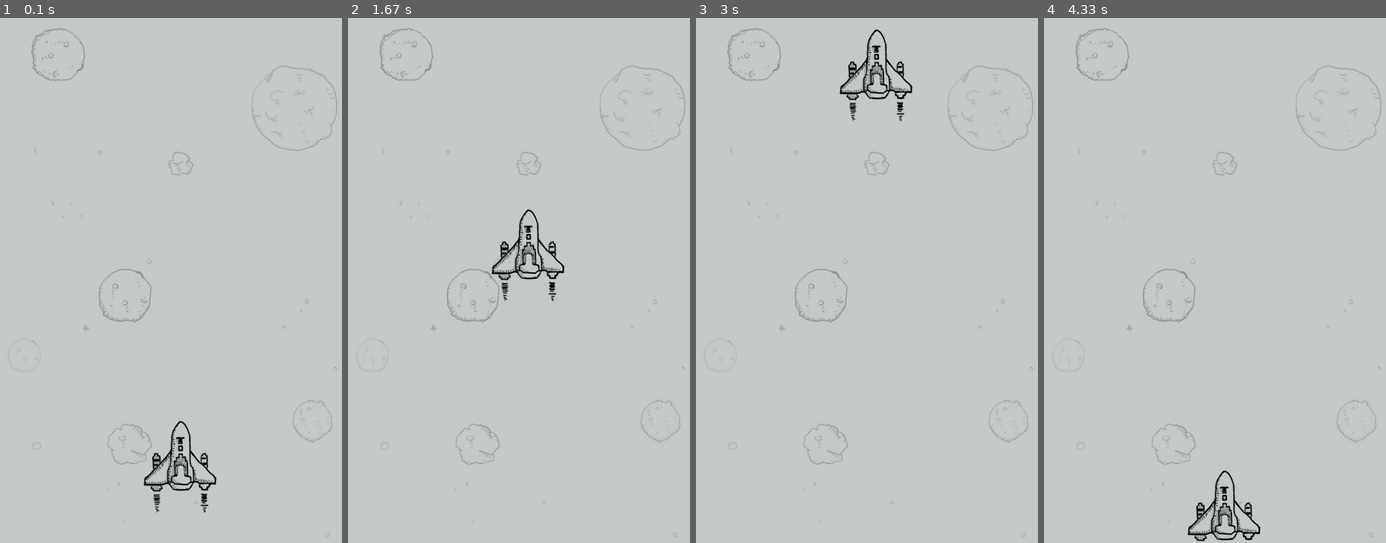
Above: before the commit, frames 1-4 (left to right).
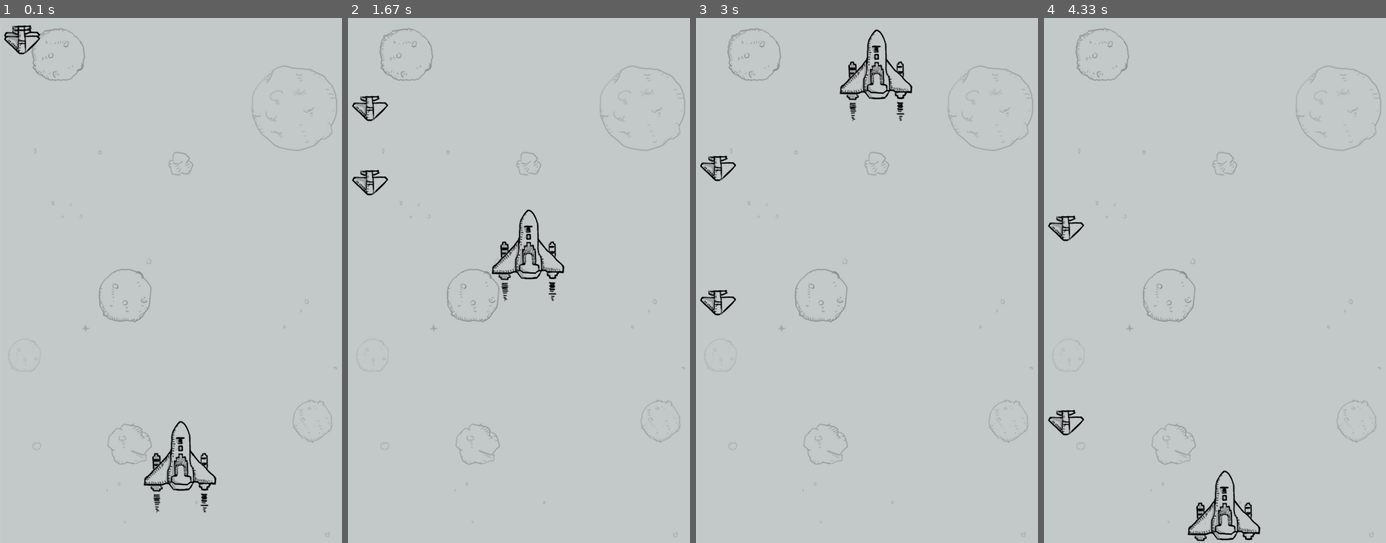
Above: after the commit, the same moments.

Repository: Three-Y/AircraftWar
Game: pygame game, started from pygame_test.py
The game is run twice, just before and just after one commit, with the same random seed, the same clock (stepped at 60 frames per second) and the same inputs.
Inputs:
- Up to frame 1 (0.1 s): no input
- Up to frame 2 (1.67 s): no input
- Up to frame 3 (3 s): no input
- Up to frame 4 (4.33 s): no input

The runs differ from the first frame. In frame 1, 0.3% of the frame differs, in the area x 1-12%, y 1-7%; in frame 2, 0.4%, in the area x 1-12%, y 14-34%; in frame 3, 0.4%; in frame 4, 0.4%.

Commit message:
updated
Signed-off-by: 3y <55918473+Three-Y@users.noreply.github.com>

Diff:
--- /dev/null
+++ b/aircraft_war_main.py
@@ -0,0 +1,83 @@
+import pygame
+from game_sprite import *
+
+
+class AircraftWarGame:
+
+    def __init__(self):
+        # 加载pygame模块
+        pygame.init()
+        # 设置窗口
+        self.screen = pygame.display.set_mode(SCREEN_RECT.size)
+        # 游戏时钟
+        self.clock = pygame.time.Clock()
+        # 创建游戏精灵
+        self.__create_sprites()
+        # 定时器事件
+        pygame.time.set_timer(CREATE_ENEMY_EVENT, 1000)
+
+    def statr_game(self):
+        print("Game Start!")
+        while True:
+            # 更新帧率
+            self.clock.tick(REFRESH_TIMES_PER_SEC)
+            # 事件监听
+            self.__event_handler()
+            # 碰撞检测
+            self.__check_collision()
+            # 更新精灵组
+            self.__update_sprite_group()
+            # 更新屏幕显示
+            pygame.display.update()
+
+    def __create_sprites(self):
+        bg1 = Background()
+        bg2 = Background(is_alt=True)
+        self.hero = Hero()
+        self.bg_group = pygame.sprite.Group(bg1, bg2)
+        self.enemy_group = pygame.sprite.Group()
+        self.hero_group = pygame.sprite.Group(self.hero)
+
+    def __event_handler(self):
+        for event in pygame.event.get():
+            if event.type == pygame.QUIT:
+                self.over_game()
+            elif event.type == CREATE_ENEMY_EVENT:
+                self.enemy_group.add(Enemy())
+
+            # 方法一：长按不会一直触发
+            # elif event.type == pygame.KEYDOWN and event.key == pygame.K_LEFT:
+            #     print("K_LEFT")
+
+            # 方法二：长按会多次触发
+            pressed_keys = pygame.key.get_pressed()
+            if pressed_keys[pygame.K_LEFT]:
+                self.hero.speed = -2
+            elif pressed_keys[pygame.K_RIGHT]:
+                self.hero.speed = 2
+            elif not pressed_keys[pygame.K_LEFT] and not pressed_keys[pygame.K_RIGHT]:
+                self.hero.speed = 0
+
+    def __check_collision(self):
+        pass
+
+    def __update_sprite_group(self):
+        self.bg_group.update()
+        self.bg_group.draw(self.screen)
+
+        self.enemy_group.update()
+        self.enemy_group.draw(self.screen)
+
+        self.hero_group.update()
+        self.hero_group.draw(self.screen)
+
+    @staticmethod
+    def over_game():
+        print("Game Over!")
+        pygame.quit()
+        exit()
+
+
+if __name__ == "__main__":
+    game = AircraftWarGame()
+    game.statr_game()
--- /dev/null
+++ b/game_sprite.py
@@ -0,0 +1,70 @@
+import pygame
+import random
+
+# 屏幕
+SCREEN_RECT = pygame.Rect(0, 0, 480, 700)
+# 刷新帧率
+REFRESH_TIMES_PER_SEC = 60
+# 敌机生成事件
+CREATE_ENEMY_EVENT = pygame.USEREVENT
+
+
+class GameSprite(pygame.sprite.Sprite):
+
+    def __init__(self, image, speed=1):
+        super().__init__()
+
+        self.image = pygame.image.load(image)
+        self.rect = self.image.get_rect()
+        self.speed = speed
+
+    def update(self, *args, **kwargs) -> None:
+        self.rect.y += self.speed
+
+
+class Background(GameSprite):
+
+    def __init__(self, is_alt=False):
+        super().__init__("./images/background.png")
+        if is_alt:
+            self.rect.y = -SCREEN_RECT.height
+
+    def update(self, *args, **kwargs) -> None:
+        super().update()
+
+        if self.rect.top > SCREEN_RECT.height:
+            self.rect.y = -SCREEN_RECT.height
+
+
+class Enemy(GameSprite):
+
+    def __init__(self):
+        super().__init__("./images/enemy1.png")
+        self.rect.bottom = 0
+        self.rect.x = random.randint(0, SCREEN_RECT.width-self.rect.width)
+        self.speed = random.randint(2, 3)
+
+    def update(self, *args, **kwargs) -> None:
+        super().update()
+        if self.rect.top > SCREEN_RECT.height:
+            self.kill()
+
+
+class Hero(GameSprite):
+
+    def __init__(self):
+        super().__init__("./images/me1.png")
+        self.rect.bottom = SCREEN_RECT.height - 50
+        self.speed = 0
+        self.rect.centerx = SCREEN_RECT.centerx
+
+    def update(self, *args, **kwargs) -> None:
+        self.rect.x += self.speed
+        if self.rect.x < 0:
+            self.rect.x = 0
+        elif self.rect.right > SCREEN_RECT.right:
+            self.rect.right = SCREEN_RECT.right
+
+
+class Bullet(GameSprite):
+    pass
--- a/pygame_test.py
+++ b/pygame_test.py
@@ -10,24 +10,41 @@
     pygame.time.Clock() 游戏时钟对象
     clock.tick(一秒多少帧) 游戏更新频率
     pygame.event.get() 返回一个列表，记录了监听到的所有事件
+    image.get_rect() 返回一个x=0、y=0、宽高与图片相同的Rect对象
+    pygame.time.set_timer(要触发的事件, 间隔时间) 定时器，定时触发某事件
+    pygame.USEREVENT 用户事件
+    pygame.KEYDOWN 按键按下事件
+    事件对象.key 按下的按键
+    pygame.key.get_pressed() 返回按下的按键的元组
 """
 
 import pygame
+from pygame_test_plane_sprites import *
 
 # 导入并初始化所有pygame模块
 pygame.init()
 
 # 创建窗口对象，显示游戏窗口
+
 screen = pygame.display.set_mode((480, 700))
 # 加载背景图像，将背景图像绘制到窗口
+
 background = pygame.image.load("./images/background.png")
 screen.blit(background, (0, 0))
-# 加载并绘制飞机
+
+# 加载并绘制玩家飞机
 player = pygame.image.load("./images/me1.png")
 player_rect = pygame.Rect(189, 550, 102, 126)  # 记录坐标的对象
 screen.blit(player, (player_rect.x, player_rect.y))
+
+# 敌机（创建精灵对象，创建精灵组，将所有精灵对象加入到精灵组中）
+enemy1 = GameSprite("./images/enemy1.png")
+enemy2 = GameSprite("./images/enemy1.png", 2)
+enemy_group = pygame.sprite.Group(enemy1, enemy2)
+
 # 更新窗口的显示
 pygame.display.update()
+
 # 游戏时钟
 clock = pygame.time.Clock()
 
@@ -38,16 +55,25 @@
 
     # 事件监听
     for event in pygame.event.get():
+
+        # 退出游戏
         if event.type == pygame.QUIT:
             pygame.quit()
             exit()
 
+    # 玩家飞机的移动
     player_rect.y -= 3
     if player_rect.y < -126:
         player_rect.y = 700
 
     screen.blit(background, (0, 0))
     screen.blit(player, (player_rect.x, player_rect.y))
+
+    # 精灵组
+    enemy_group.update()
+    enemy_group.draw(screen)  # 需要传递窗口对象
+
+    # 更新窗口显示
     pygame.display.update()
 
 # 卸载所有pygame模块
--- /dev/null
+++ b/pygame_test_plane_sprites.py
@@ -0,0 +1,19 @@
+import pygame
+"""
+精灵类
+    将精灵对象放到精灵组中，直接调用精灵组的update方法，就会分别调用每个精灵的update方法，无需自己手动逐个调用
+"""
+
+
+class GameSprite(pygame.sprite.Sprite):
+
+    def __init__(self, image, speed=1):
+        super().__init__()
+
+        self.image =  pygame.image.load(image)
+        self.rect = self.image.get_rect()
+        self.speed = speed
+
+    # 重写了update方法
+    def update(self, *args, **kwargs) -> None:
+        self.rect.y += self.speed
